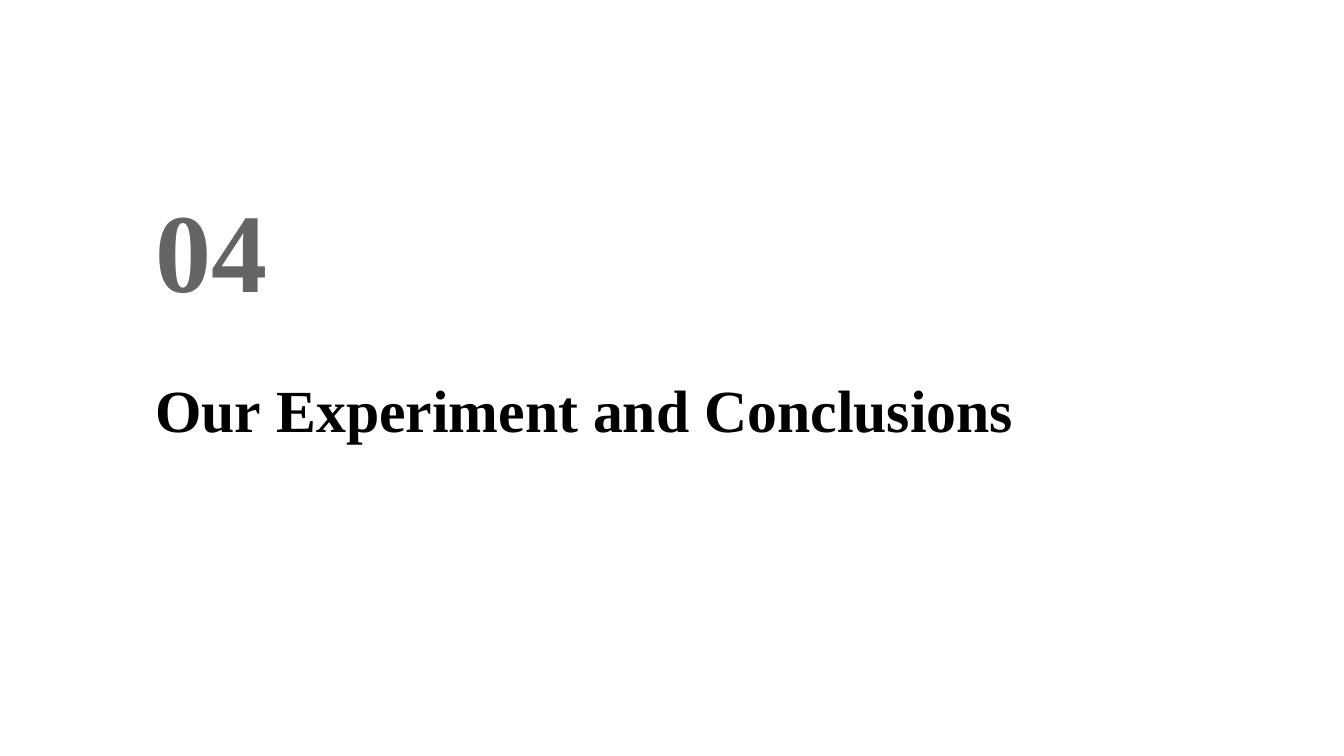
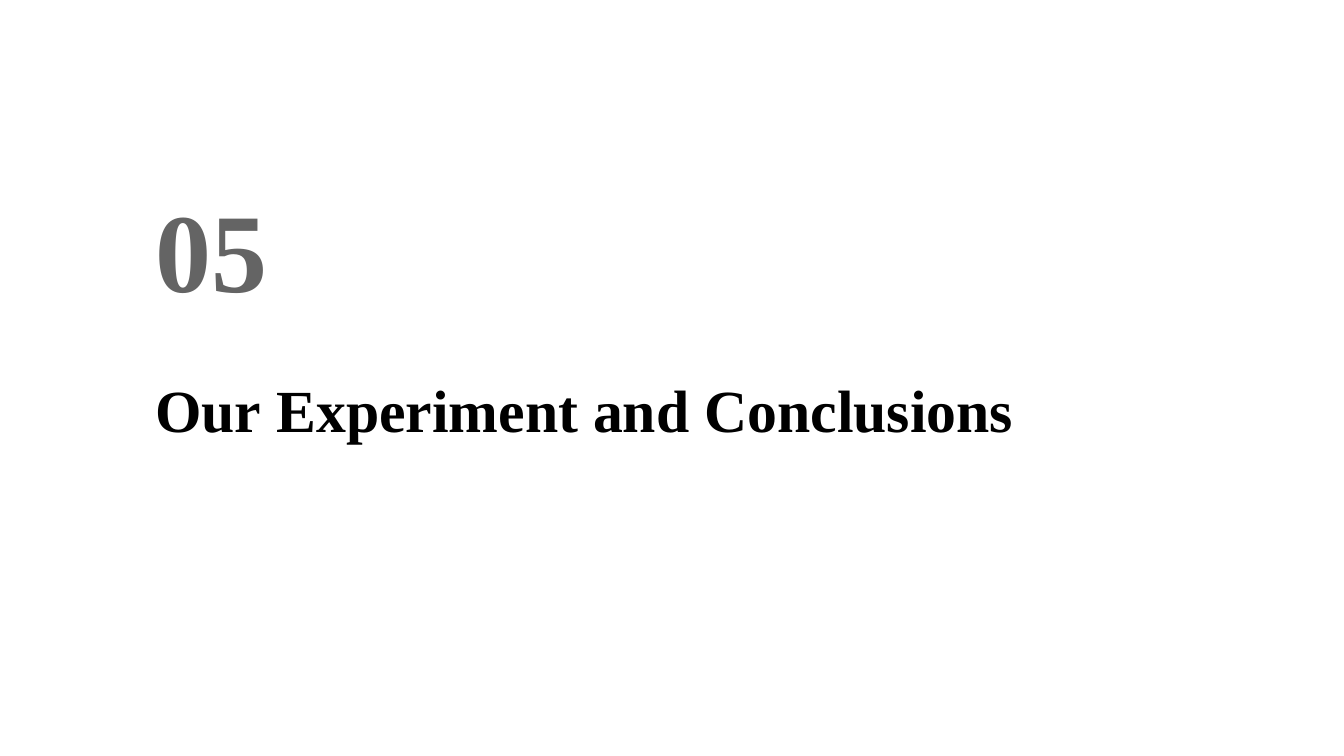
Before and after one commit to cseuconn/CSE-2024-Fall-OS, a slide deck: slide 24 of Kexin_Ricky_Dawei_John/Accelerating Trasformers via Multi-tiered Memory.pptx (slide 20 before the commit). Drawn at 1344x756 pixels with LibreOffice and Linux fonts; fonts in the diff are those of the drawing. Boxes give left, top, right and bottom in pixels: in the first picture for what was removed or moved away, otherwise in the second. Text is boxed around its words. In the diff, an @@ line names an element or a change of style, - is before the commit and + after.

```diff
--- a/Kexin_Ricky_Dawei_John/Accelerating Trasformers via Multi-tiered Memory.pptx
+++ b/Kexin_Ricky_Dawei_John/Accelerating Trasformers via Multi-tiered Memory.pptx
@@ text at (x1=155, y1=217, x2=267, y2=293): text changed @@
-04
+05
```
Also in this commit, not shown: 5 other slides changed, 7 slides added.
